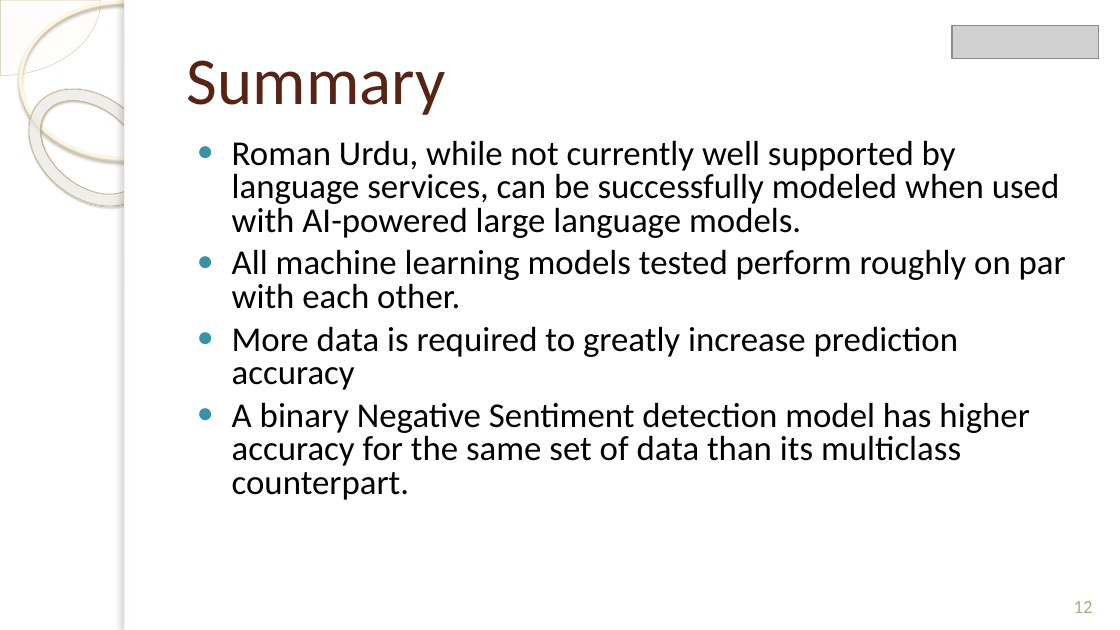
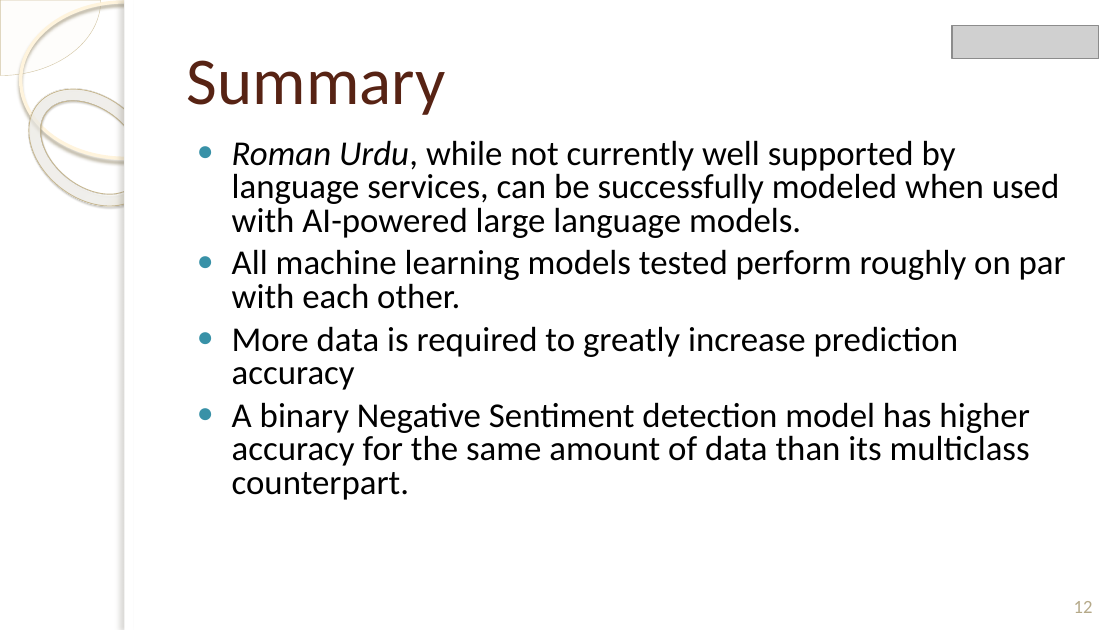
Before and after one commit to JosephGirsch/Urdu_sentiment_repo, a slide deck: slide 12 of Roman Urdu Sentiment Identification.pptx. Drawn at 1120x630 pixels with LibreOffice and Linux fonts; fonts in the diff are those of the drawing; grey boxes stand for pictures; background and template pictures are left out. Boxes give left, top, right and bottom in pixels: in the first picture for what was removed or moved away, otherwise in the second. Text is boxed around its words. In the diff, an @@ line names an element or a change of style, - is before the commit and + after.

Commit message:
update ppt and pdf

```diff
--- a/Roman Urdu Sentiment Identification.pptx
+++ b/Roman Urdu Sentiment Identification.pptx
@@ text at box(232, 140, 1060, 238): italic on in "Roman Urdu," @@
@@ text at box(232, 402, 1030, 500): text changed @@
-● A binary Negative Sentiment detection model has higher accuracy for the same set of data than its multiclass counterpart.
+● A binary Negative Sentiment detection model has higher accuracy for the same amount of data than its multiclass counterpart.
```
Also in this commit, not shown: 2 other slides changed, 1 other file.
